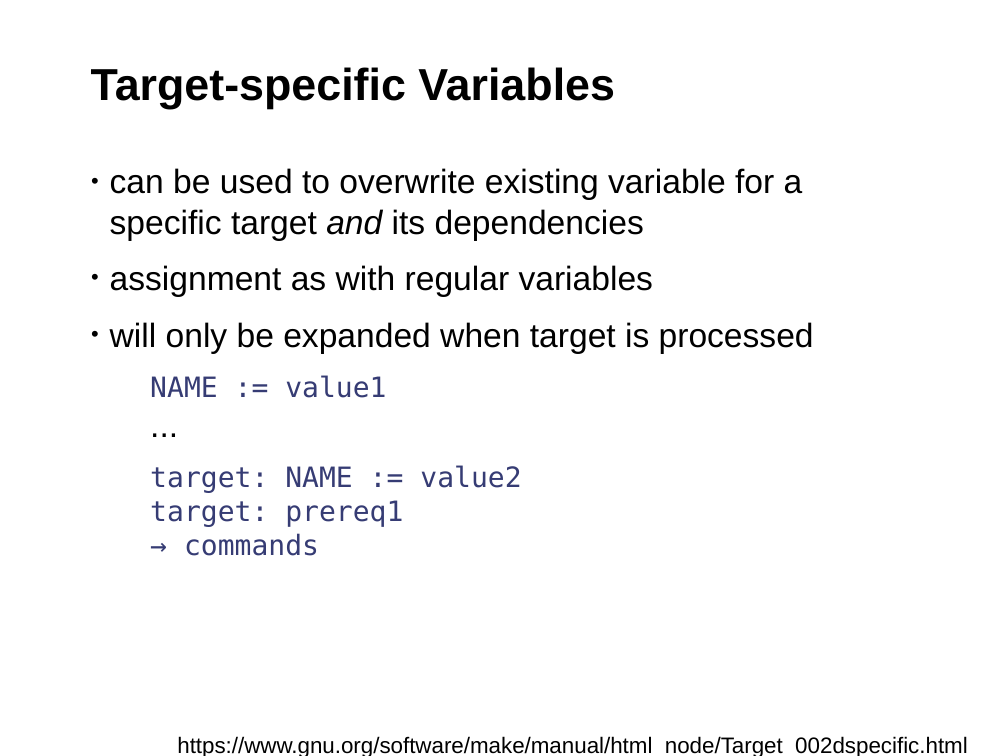
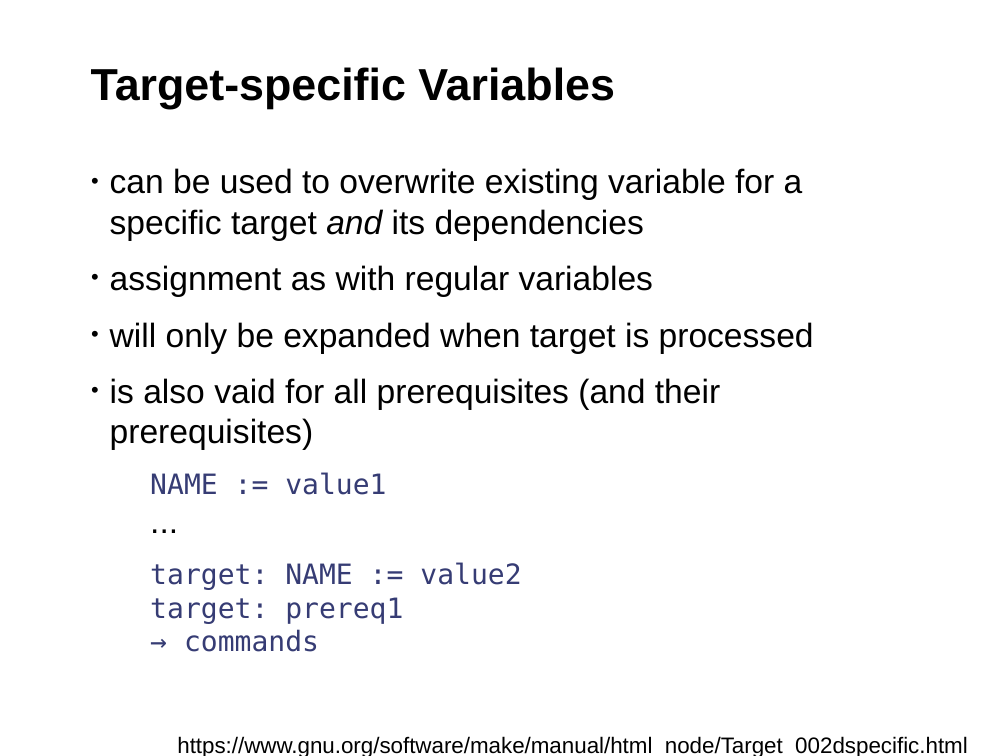
Before and after one commit to fsundermeyer/GNU_make_workshop, a slide deck: slide 17 of Presentation_GNU_make_workshop.odp. Drawn at 1008x756 pixels with LibreOffice and Linux fonts; fonts in the diff are those of the drawing; background and template pictures are left out. Boxes give left, top, right and bottom in pixels: in the first picture for what was removed or moved away, otherwise in the second. Text is boxed around its words. In the diff, an @@ line names an element or a change of style, - is before the commit and + after.

```diff
--- a/Presentation_GNU_make_workshop.odp
+++ b/Presentation_GNU_make_workshop.odp
@@ text at (x1=110, y1=378, x2=720, y2=450): paragraph added @@
+• is also vaid for all prerequisites (and their prerequisites)
```
Also in this commit, not shown: 9 other slides changed, 2 slides added.
